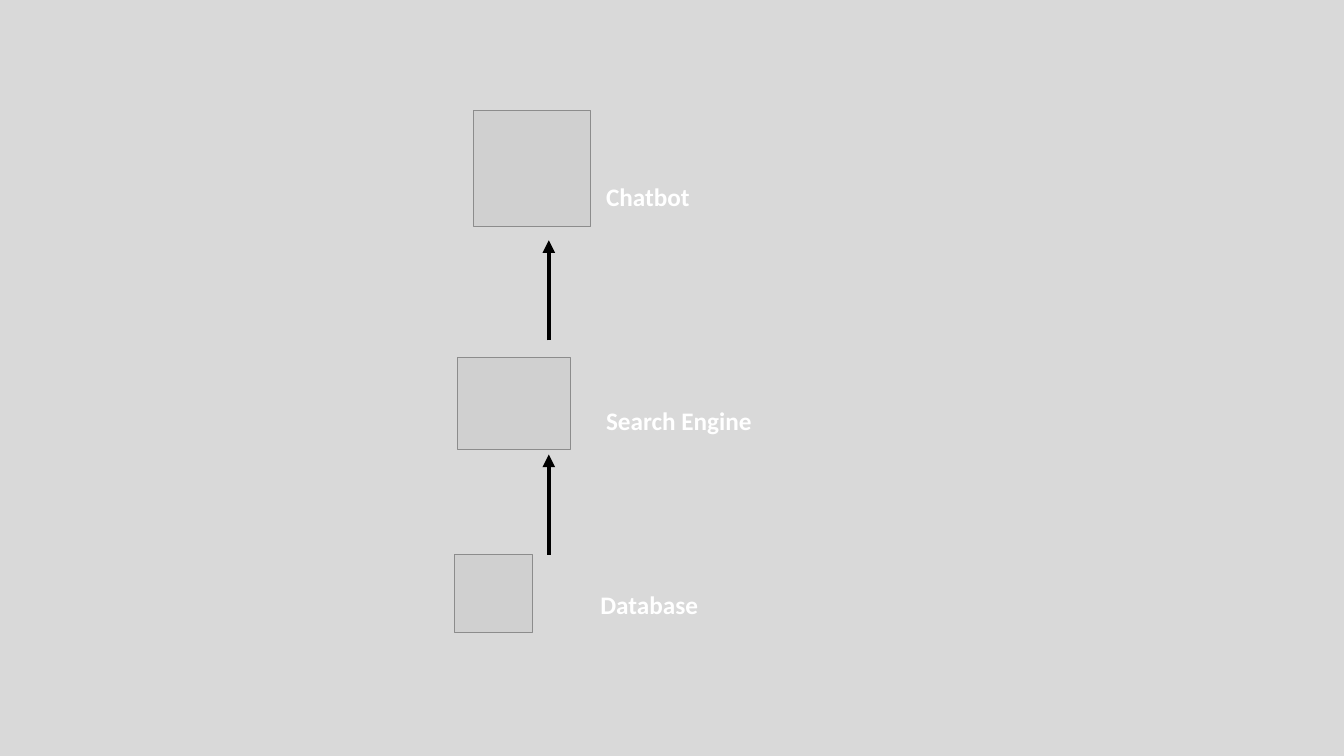
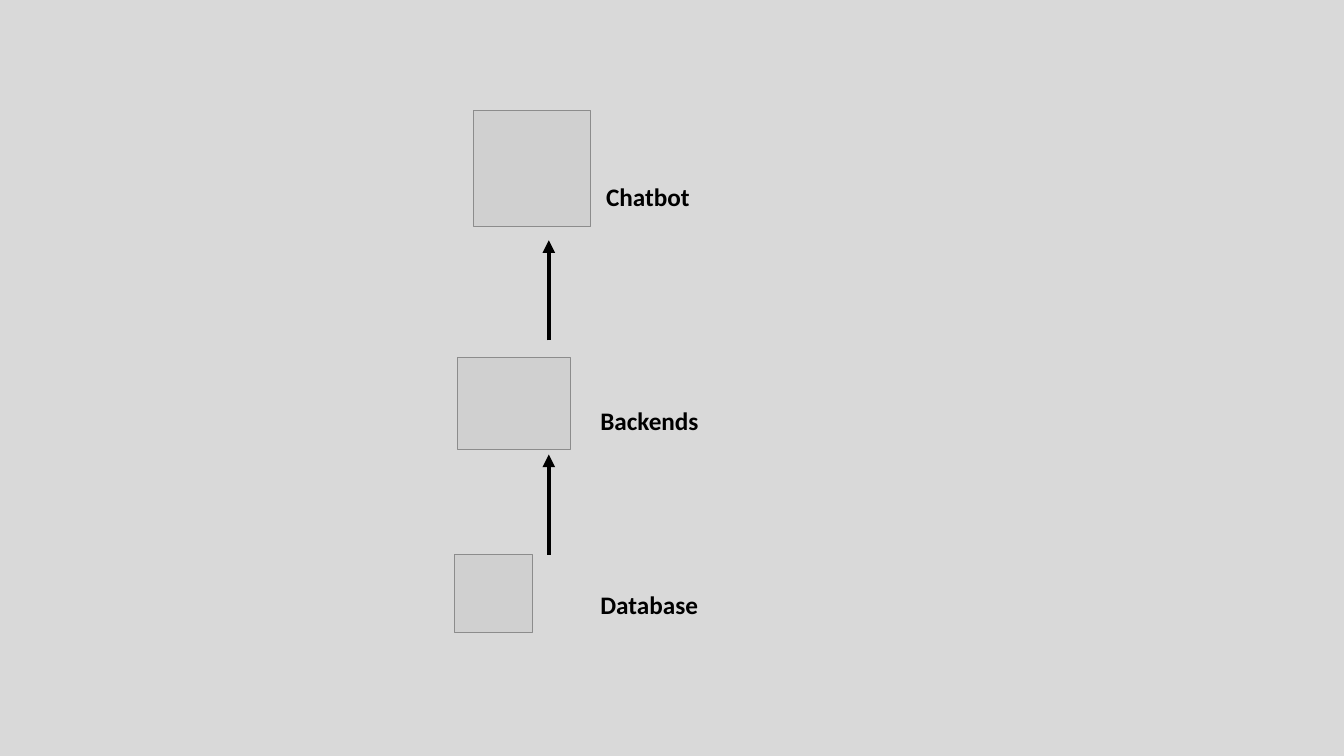
Before and after one commit to henryzt/JPMorgan-CFG19-Project-Access-Chatbot, a slide deck: slide 23 of presentation/Team14.pptx. Drawn at 1344x756 pixels with LibreOffice and Linux fonts; fonts in the diff are those of the drawing; grey boxes stand for pictures. Boxes give left, top, right and bottom in pixels: in the first picture for what was removed or moved away, otherwise in the second. Text is boxed around its words. In the diff, an @@ line names an element or a change of style, - is before the commit and + after.

Commit message:
Final Presentation added

```diff
--- a/presentation/Team14.pptx
+++ b/presentation/Team14.pptx
@@ text "Chatbot" at bbox=[606, 188, 690, 206]: text colour #FFFFFF to #000000 @@
@@ text at bbox=[600, 412, 698, 430]: text changed; text colour #FFFFFF to #000000 @@
-Search Engine
+Backends
@@ text "Database" at bbox=[600, 596, 698, 614]: text colour #FFFFFF to #000000 @@
```
Also in this commit, not shown: 5 other slides changed, 3 slides added, 3 slides removed.
